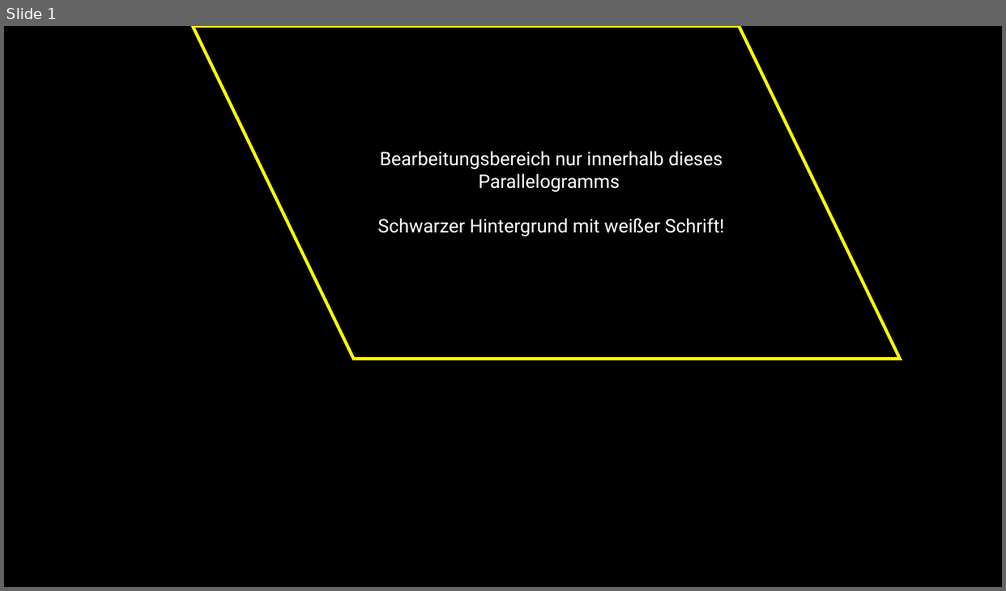
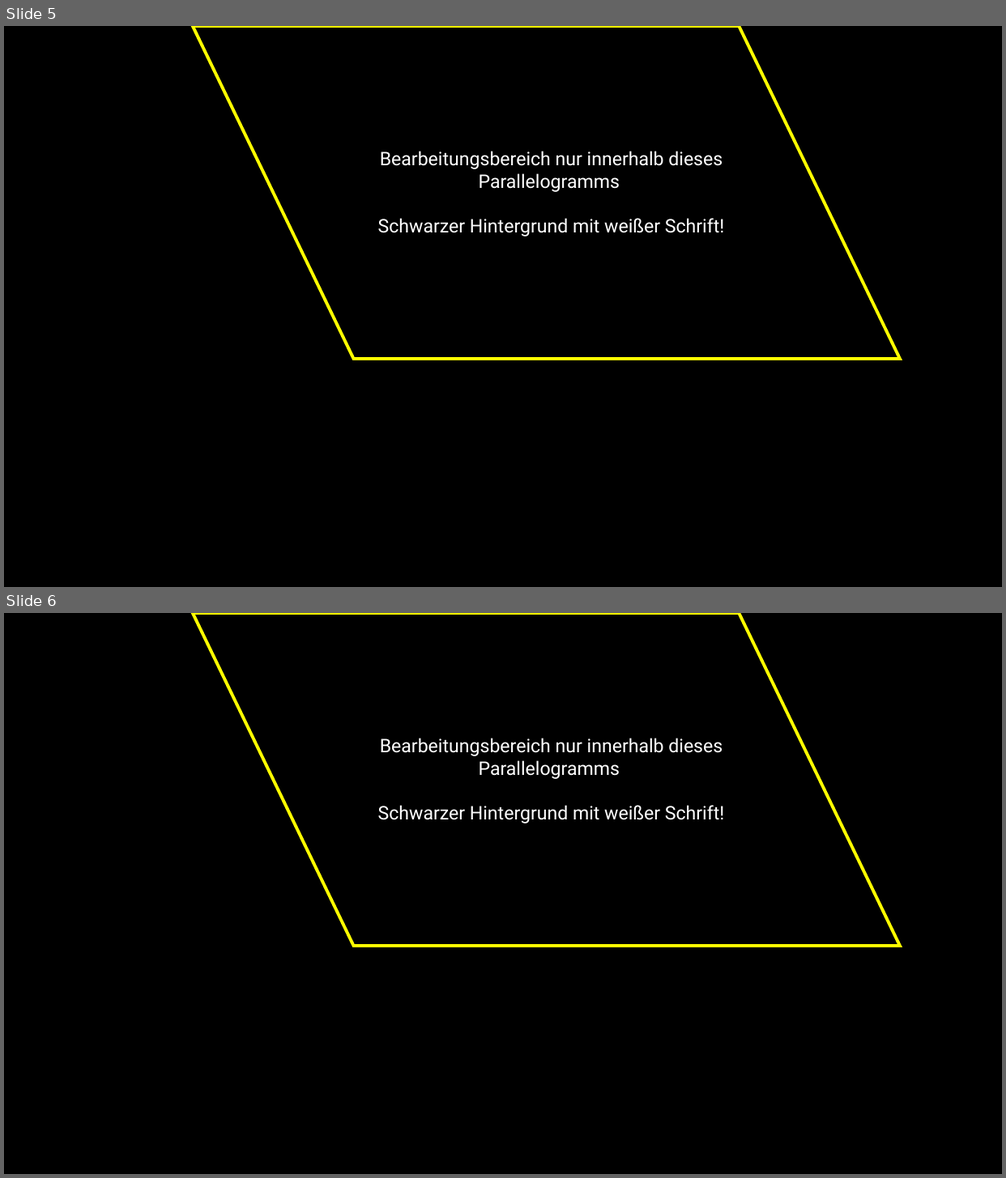
Before and after one commit to jkruppa/teaching, a slide deck: talks/202510_roulette/Kruppa_Scheetz.pptx. Shown one above the other, each under a label of ours: slide 1 before the commit, slides 5 and 6 after it. The pictures are 1006x591 and 1006x1178 pixels, drawn with LibreOffice and Linux fonts; fonts in the diff are those of the drawing. Boxes give left, top, right and bottom in pixels: in the first picture for what was removed or moved away, otherwise in the second. Text is boxed around its words. In the diff, an @@ line names an element or a change of style, - is before the commit and + after.

```diff
--- a/talks/202510_roulette/Kruppa_Scheetz.pptx
+++ b/talks/202510_roulette/Kruppa_Scheetz.pptx
@@ slide 6 added at (x1=4, y1=613, x2=1002, y2=1174), background #000000 @@
@@ parallelogram added at (x1=193, y1=613, x2=900, y2=946), fill #000000, outline #FFFF00 3 pt @@
@@ text added at (x1=378, y1=738, x2=724, y2=824), 18 pt, text #FFFFFF @@
+Bearbeitungsbereich nur innerhalb dieses Parallelogramms
+Schwarzer Hintergrund mit weißer Schrift!
@@ what was slide 1 is now slide 5 @@
```
Also in this commit, not shown: 9 other slides added, 1 other file.
